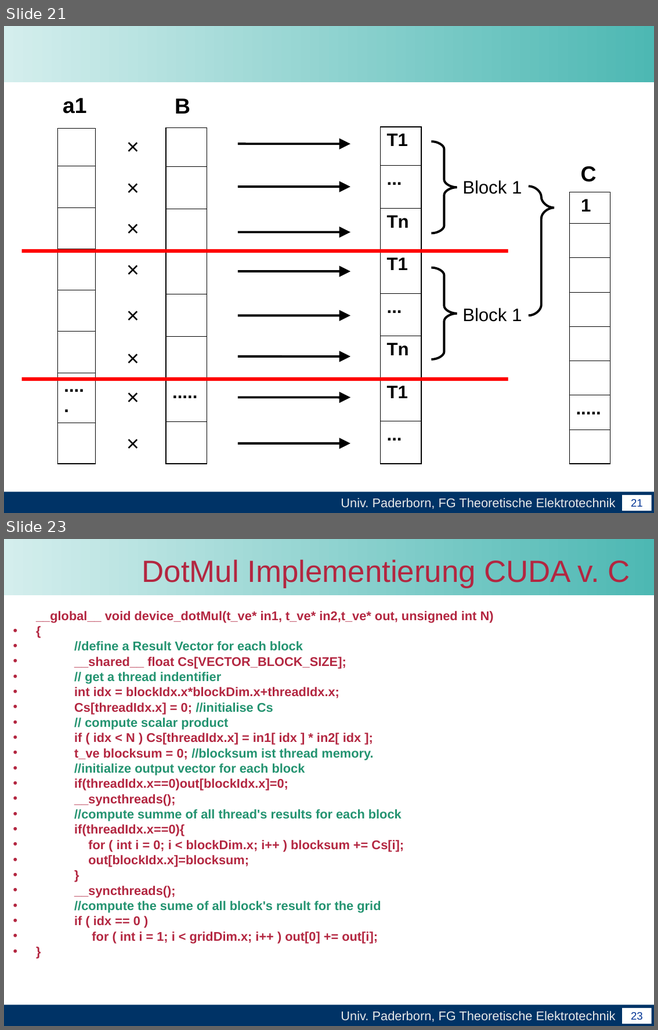
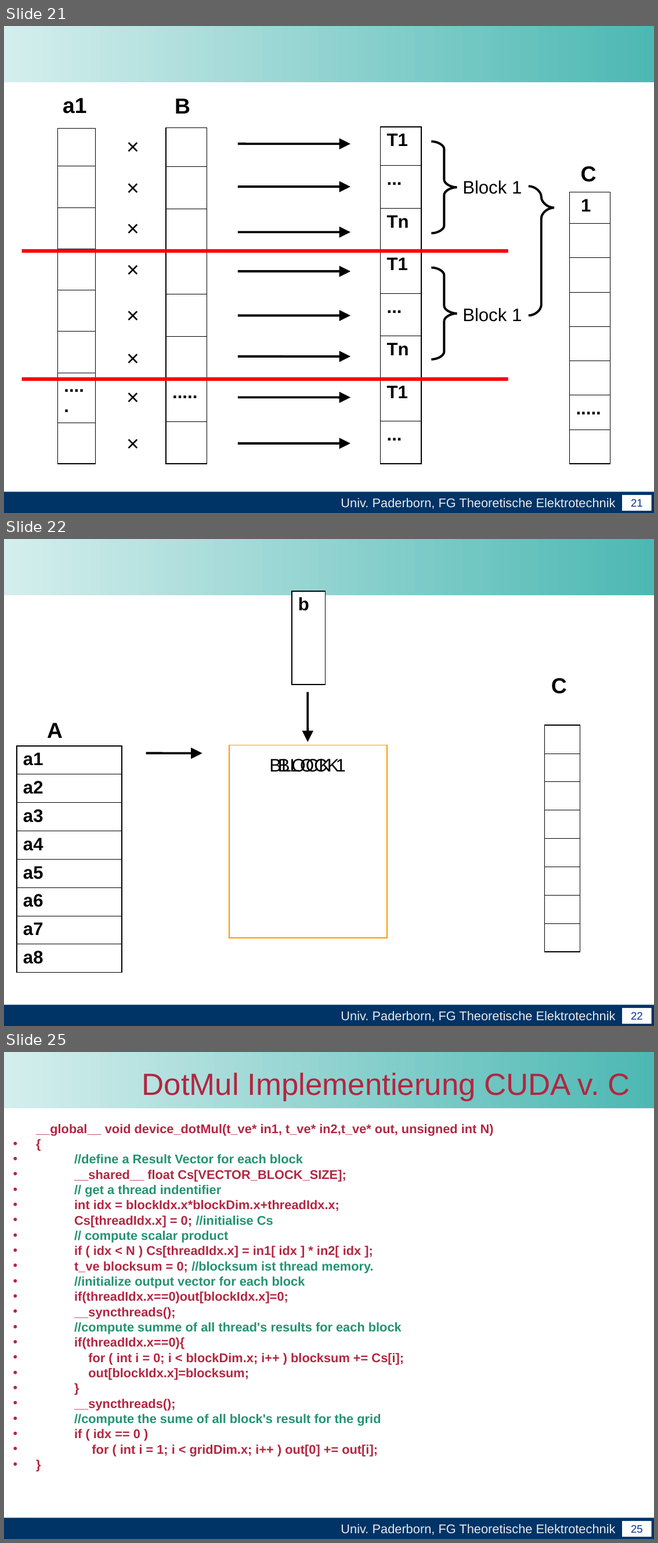
Before and after one commit to unconditional/projektarbeitcuda, a slide deck: Vortrag/Zwischenvortrag der Projektarbeit CUDA(xby).ppt. Shown one above the other, each under a label of ours: slides 21 and 23 before the commit, slides 21, 22 and 25 after it; the slides between them are not shown. The pictures are 658x1030 and 658x1543 pixels, drawn with LibreOffice and Linux fonts; fonts in the diff are those of the drawing; background and template pictures are left out. Boxes give left, top, right and bottom in pixels: in the first picture for what was removed or moved away, otherwise in the second. Text is boxed around its words. In the diff, an @@ line names an element or a change of style, - is before the commit and + after.

```diff
--- a/Vortrag/Zwischenvortrag der Projektarbeit CUDA(xby).ppt
+++ b/Vortrag/Zwischenvortrag der Projektarbeit CUDA(xby).ppt
@@ slide 22 added at [4, 539, 654, 1026], background #FFFFFF; not listed: 4 template elements that a slide beside it also shows @@
@@ table added at [292, 591, 325, 685], 1 rows, 1 columns @@
+b
@@ arrow added from (307, 692) to (307, 743), #000000 2.49 pt @@
@@ text added at [551, 678, 567, 694], 24 pt, text #000000, bold @@
+C
@@ text added at [47, 723, 63, 738], 24 pt, text #000000, bold @@
+A
@@ table added at [545, 725, 579, 950], 8 rows, 1 columns @@
+
+
+
+
+
+
+
+
@@ table added at [17, 746, 122, 971], 8 rows, 1 columns @@
+a1
+a2
+a3
+a4
+a5
+a6
+a7
+a8
@@ rectangle added at [229, 745, 387, 938], outline #FF9900 0.74 pt, 20 pt, text #000000 @@
+BLOCK 1
@@ rectangle added at [230, 745, 387, 938], outline #FF9900 0.74 pt, 20 pt, text #000000 @@
+BLOCK
@@ arrow added from (146, 754) to (202, 754), #000000 2.49 pt @@
@@ what was slide 23 is now slide 25 @@
@@ page number at [630, 1525, 643, 1533]: text changed @@
-23
+25
```
Also in this commit, not shown: 2 slides changed, 8 other slides added.
